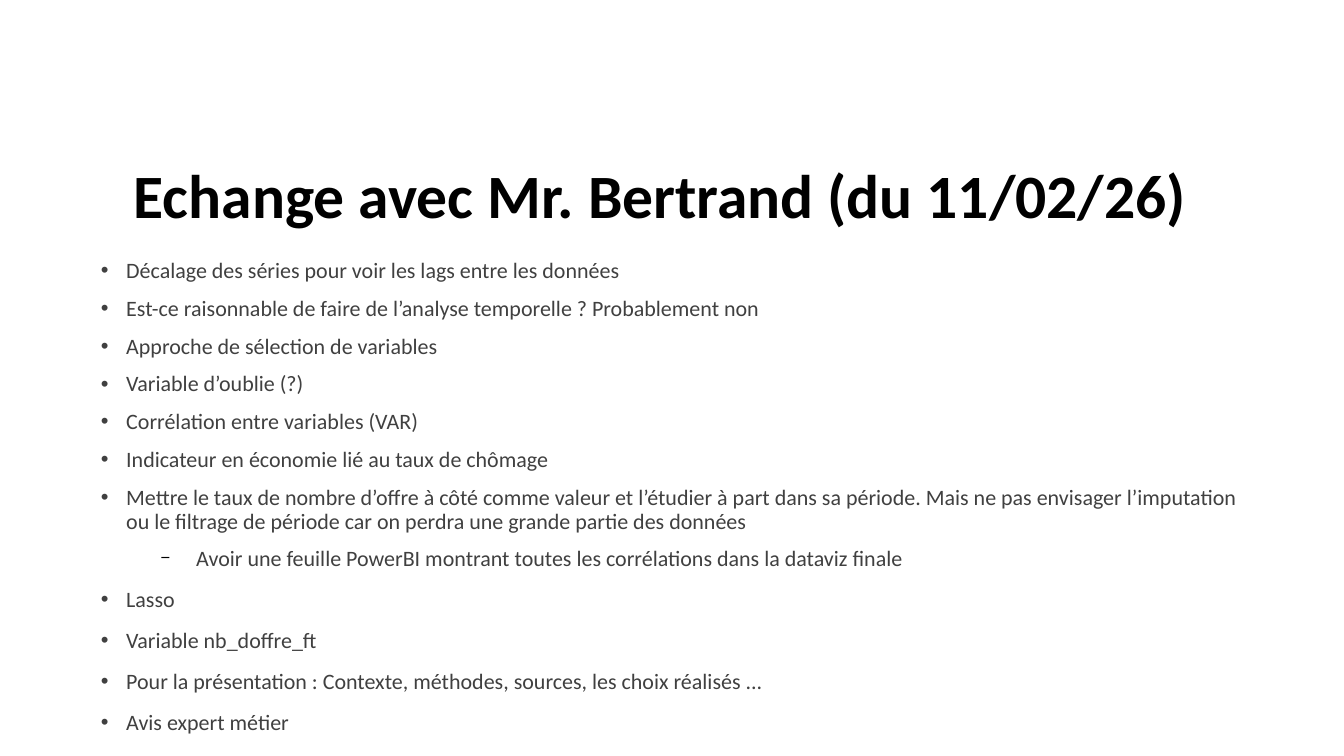
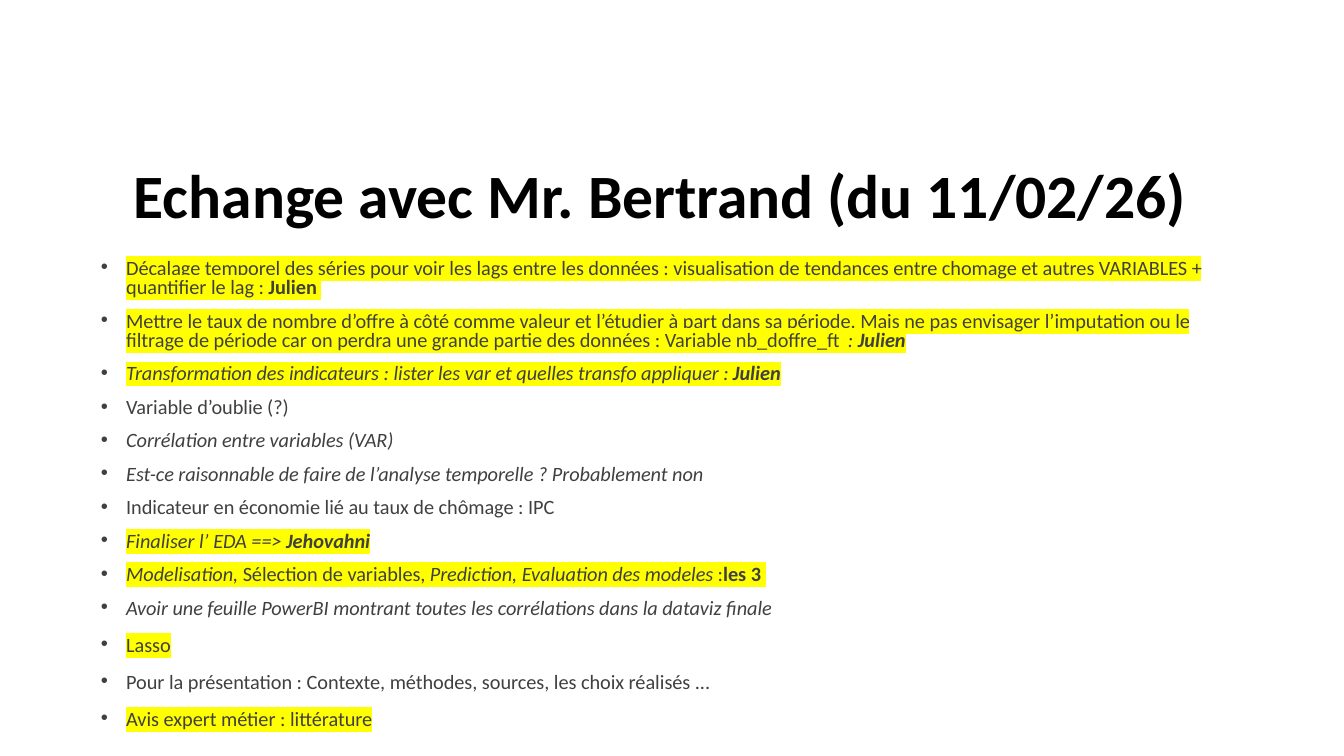
Before and after one commit to JulienSchnitzler/fil_rouge-etude_chomage_france, a slide deck: slide 18 of reports/20260211-UTT-MS_EBDE-Fil_Rouge-Chomage_France.pptx. Drawn at 1344x756 pixels with LibreOffice and Linux fonts; fonts in the diff are those of the drawing; background and template pictures are left out. Boxes give left, top, right and bottom in pixels: in the first picture for what was removed or moved away, otherwise in the second. Text is boxed around its words. In the diff, an @@ line names an element or a change of style, - is before the commit and + after.

```diff
--- a/reports/20260211-UTT-MS_EBDE-Fil_Rouge-Chomage_France.pptx
+++ b/reports/20260211-UTT-MS_EBDE-Fil_Rouge-Chomage_France.pptx
@@ text at box(126, 261, 1190, 387): text changed; size 15.7 to 14.4 pt @@
-• Décalage des séries pour voir les lags entre les données
-• Est-ce raisonnable de faire de l’analyse temporelle ? Probablement non
-• Approche de sélection de variables
+• Décalage temporel des séries pour voir les lags entre les données : visualisation de tendances entre chomage et autres VARIABLES + quantifier le lag : Julien
+• Mettre le taux de nombre d’offre à côté comme valeur et l’étudier à part dans sa période. Mais ne pas envisager l’imputation ou le filtrage de période car on perdra une grande partie des données : Variable nb_doffre_ft : Julien
+• Transformation des indicateurs : lister les var et quelles transfo appliquer : Julien
@@ text at box(126, 400, 772, 693): size 15.7 to 14.4 pt in "Variable d’oublie (?)", "Corrélation entre variables (VAR)", "Avoir une feuille PowerBI montrant toutes les ...", "Lasso" and 1 more places; italic on in "Corrélation entre variables (VAR)", "Avoir une feuille PowerBI montrant toutes les ..."; highlight none to #FFFF00 in "Lasso"; line spacing 0.9 to 0.8; bullet − to •; list level 2 to 1 in "Avoir une feuille PowerBI montrant ..."; bullet colour #000000 to #404040; line spacing 0.8 to 0.7 @@
@@ text at box(126, 467, 761, 584): text changed; size 15.7 to 14.4 pt; italic on @@
-• Indicateur en économie lié au taux de chômage
-• Mettre le taux de nombre d’offre à côté comme valeur et l’étudier à part dans sa période. Mais ne pas envisager l’imputation ou le filtrage de période car on perdra une grande partie des données
+• Est-ce raisonnable de faire de l’analyse temporelle ? Probablement non
+• Indicateur en économie lié au taux de chômage : IPC
+• Finaliser l’ EDA ==> Jehovahni
+• Modelisation, Sélection de variables, Prediction, Evaluation des modeles :les 3
@@ text at box(126, 632, 317, 651): paragraph removed @@
-• Variable nb_doffre_ft
@@ text at box(126, 712, 372, 730): text changed; size 15.7 to 14.4 pt @@
-• Avis expert métier
+• Avis expert métier : littérature
```
Also in this commit, not shown: 1 other slide changed.
